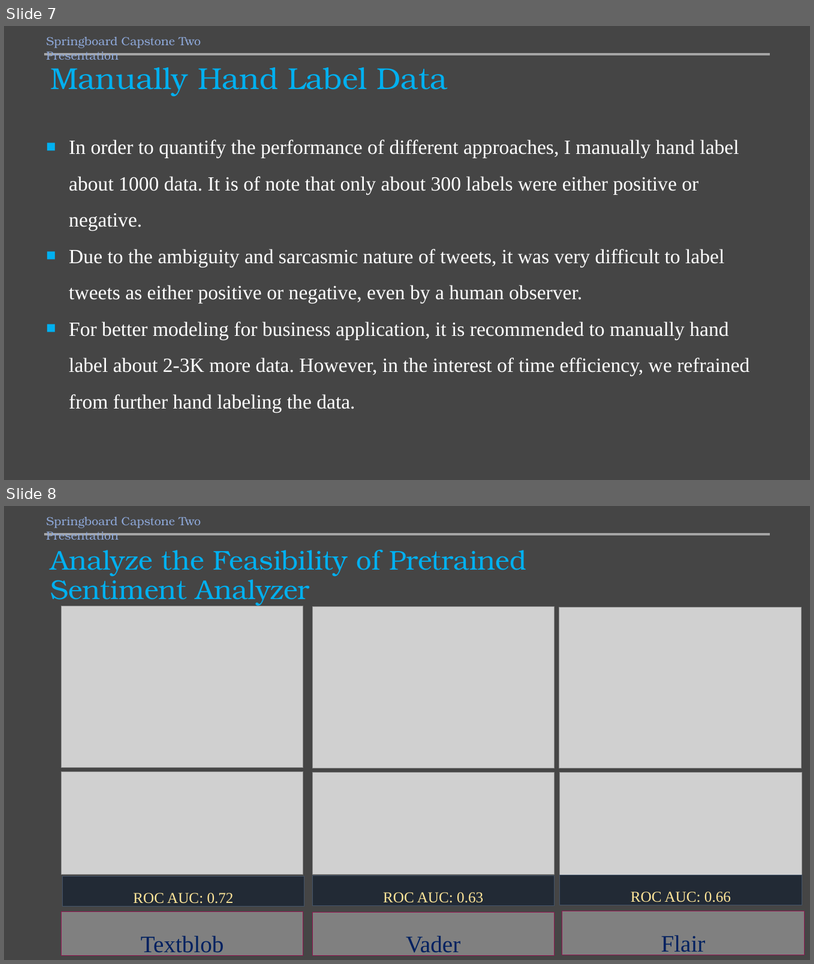
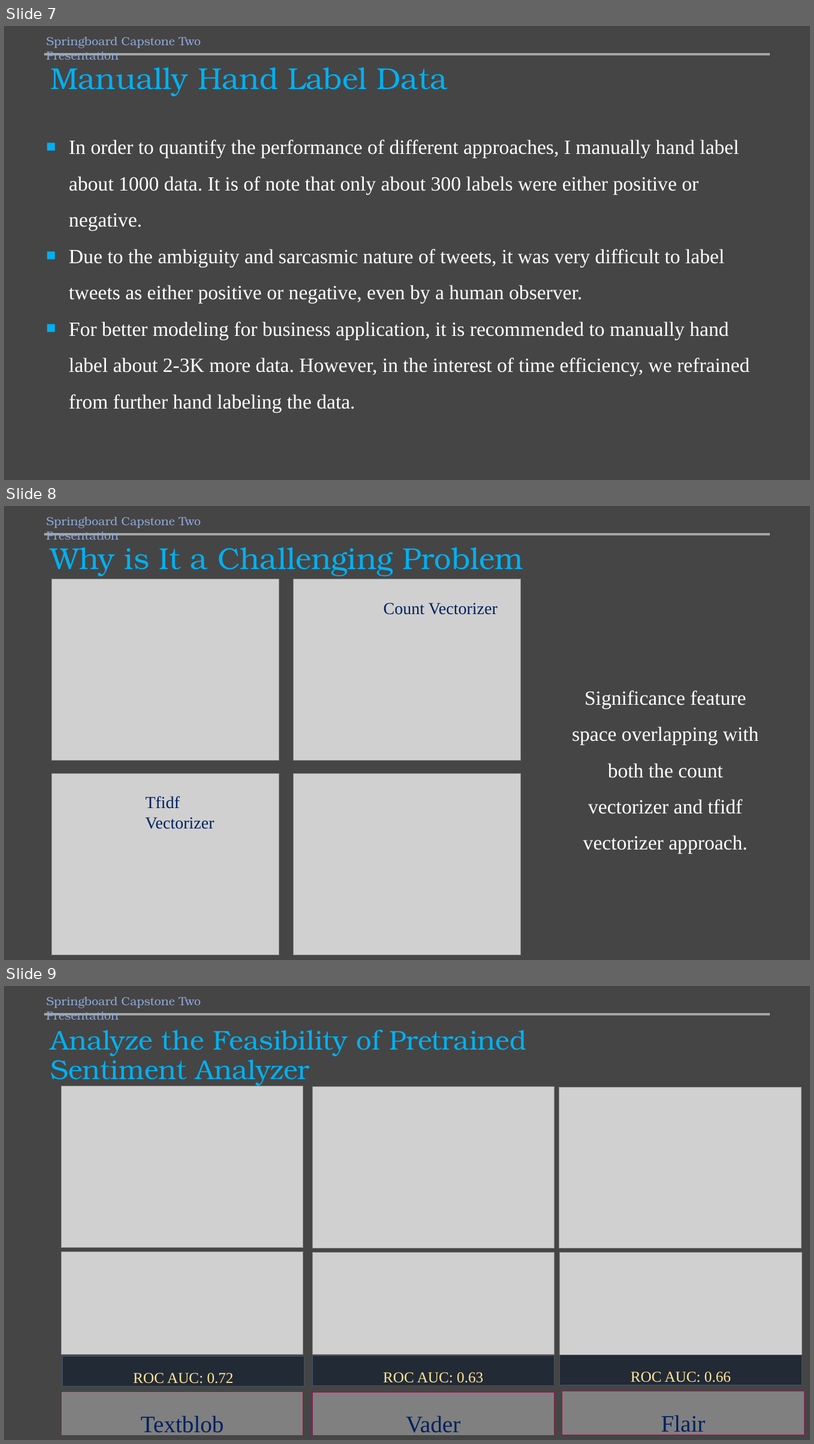
Before and after one commit to mamunm/sentiment_analysis, a slide deck: reports/sentiment_analysis.pptx. Shown one above the other, each under a label of ours: slides 7 and 8 before the commit, slides 7, 8 and 9 after it. The pictures are 814x964 and 814x1444 pixels, drawn with LibreOffice and Linux fonts; fonts in the diff are those of the drawing; grey boxes stand for pictures. Boxes give left, top, right and bottom in pixels: in the first picture for what was removed or moved away, otherwise in the second. Text is boxed around its words. In the diff, an @@ line names an element or a change of style, - is before the commit and + after.

```diff
--- a/reports/sentiment_analysis.pptx
+++ b/reports/sentiment_analysis.pptx
@@ slide 8 added at (4, 506, 810, 960), background #454545 @@
@@ text added at (46, 517, 201, 540), 14 pt, text #8FAADC @@
+Springboard Capstone Two Presentation
@@ line added from (45, 534) to (770, 534), #A5A5A5 3 pt @@
@@ title added at (50, 547, 524, 576), 36 pt, text #00B0F0 @@
+Why is It a Challenging Problem
@@ picture added at (52, 579, 279, 760) @@
@@ picture added at (294, 579, 521, 760) @@
@@ text added at (384, 603, 498, 615), 20 pt, text #002060 @@
+Count Vectorizer
@@ text added at (572, 690, 759, 853), 24 pt, text #FFFFFF @@
+Significance feature space overlapping with both the count vectorizer and tfidf vectorizer approach.
@@ picture added at (52, 774, 279, 955) @@
@@ picture added at (294, 774, 521, 955) @@
@@ text added at (146, 796, 215, 829), 20 pt, text #002060 @@
+Tfidf Vectorizer
@@ what was slide 8 is now slide 9 @@
```
Also in this commit, not shown: 1 slide changed, 9 other slides added, 3 slides removed, 16 other files.
